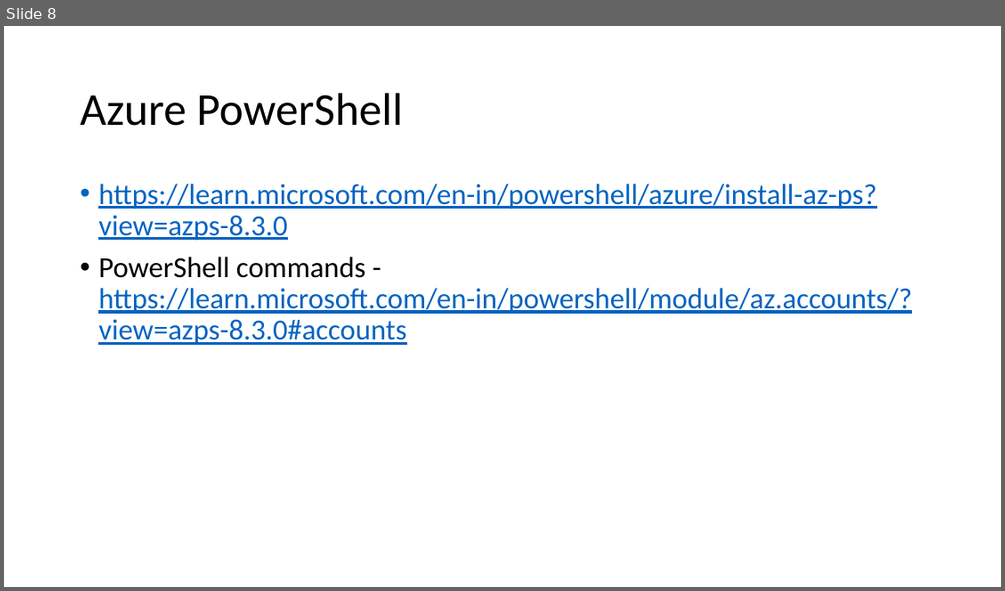
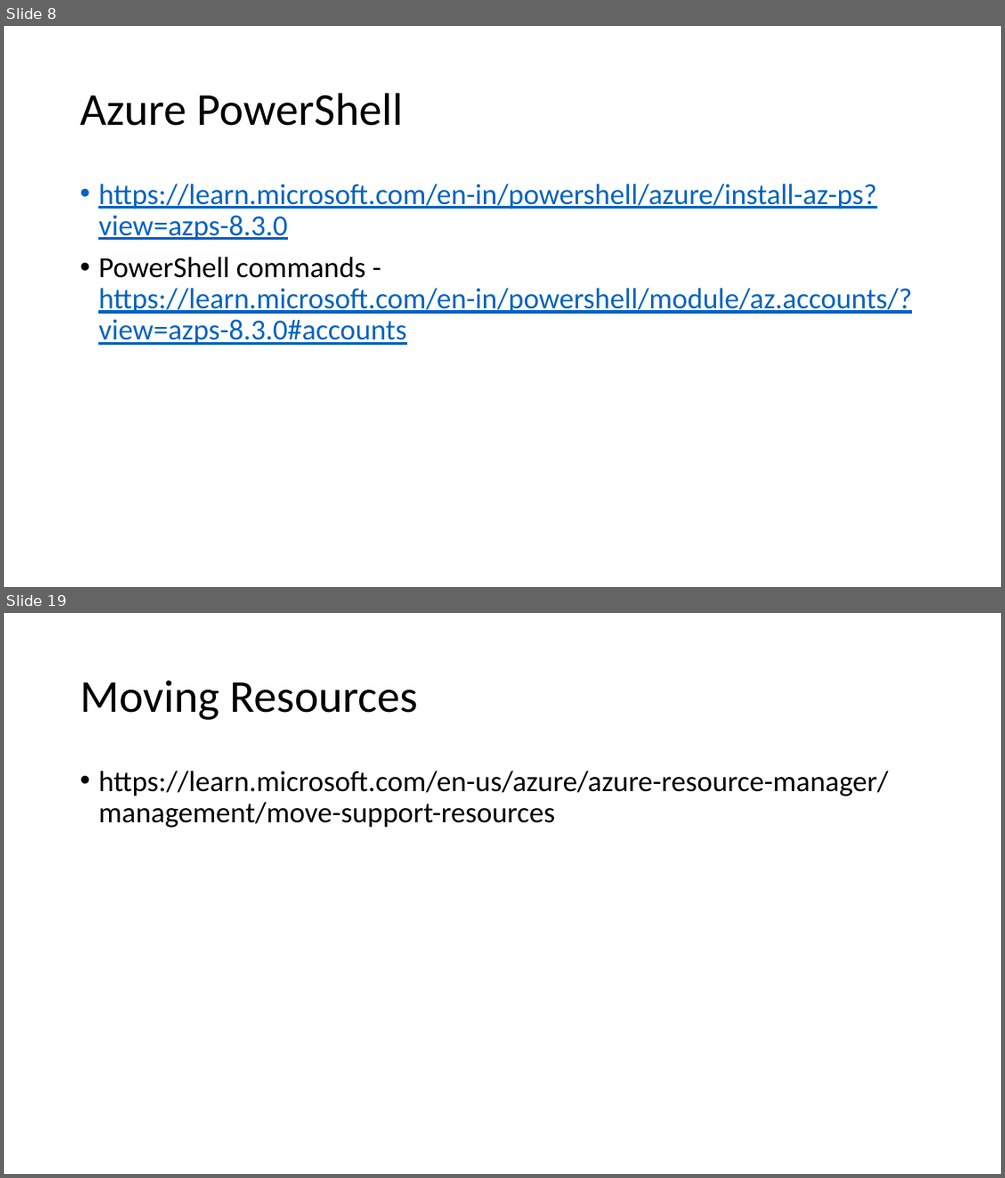
Before and after one commit to ayushrathi15/03June-AZ104, a slide deck: Azure Administration.pptx. Shown one above the other, each under a label of ours: slide 8 before the commit, slides 8 and 19 after it; the slides between them are not shown. The pictures are 1005x591 and 1005x1178 pixels, drawn with LibreOffice and Linux fonts; fonts in the diff are those of the drawing. Boxes give left, top, right and bottom in pixels: in the first picture for what was removed or moved away, otherwise in the second. Text is boxed around its words. In the diff, an @@ line names an element or a change of style, - is before the commit and + after.

```diff
--- a/Azure Administration.pptx
+++ b/Azure Administration.pptx
@@ slide 19 added at box(4, 613, 1001, 1174), background #FFFFFF @@
@@ title added at box(80, 680, 418, 720), 44 pt, text #000000 @@
+Moving Resources
@@ text added at box(98, 771, 888, 827), 28 pt, text #000000 @@
+• https://learn.microsoft.com/en-us/azure/azure-resource-manager/management/move-support-resources
```
Also in this commit, not shown: 11 other slides added.
